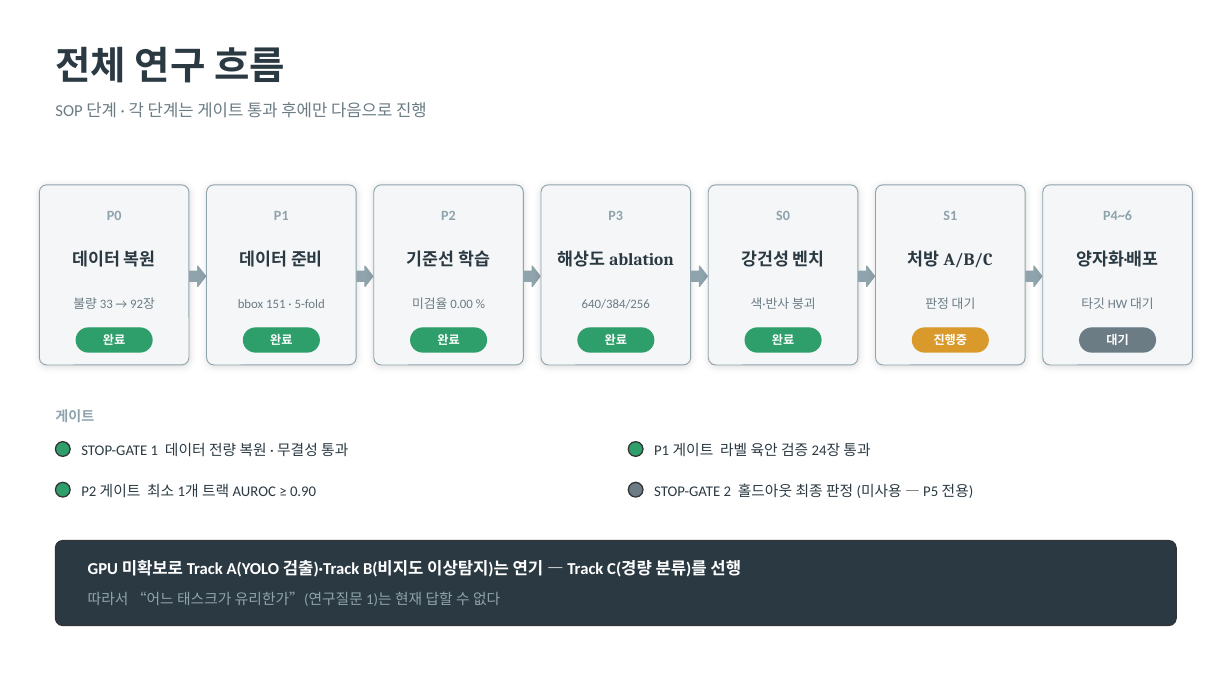
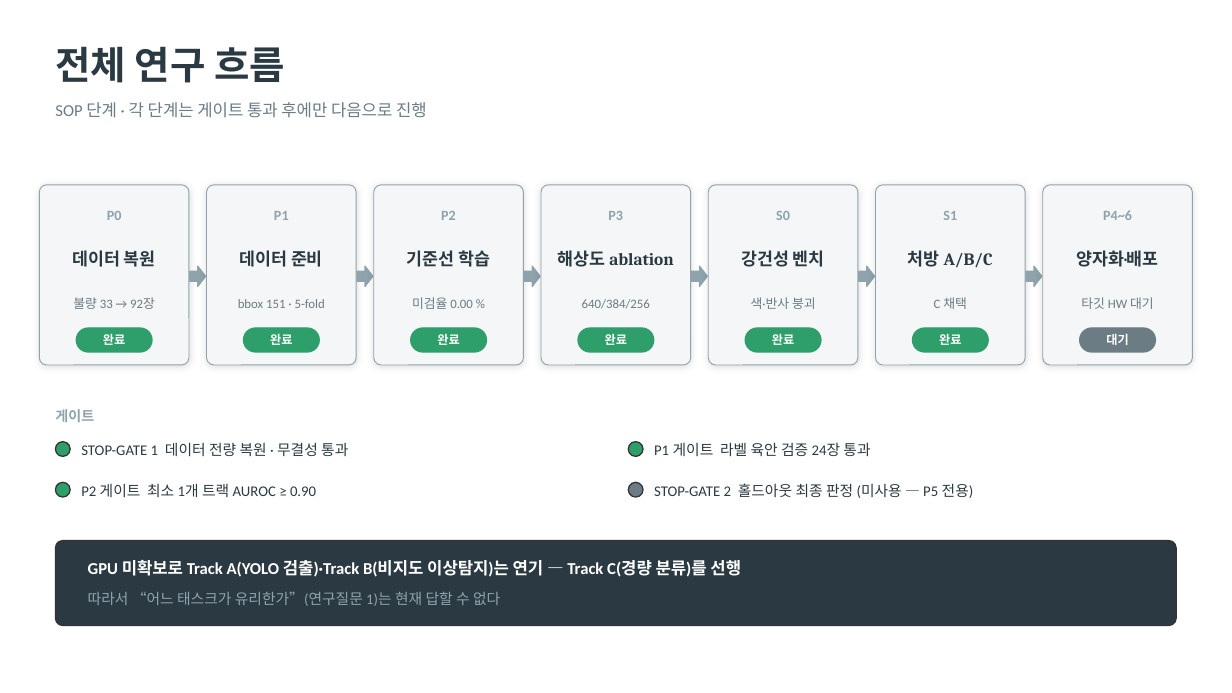
Before and after one commit to hhjun321/mvtec_defect, a slide deck: slide 2 of docs/연구_흐름도.pptx. Drawn at 1232x693 pixels with LibreOffice and Linux fonts; fonts in the diff are those of the drawing. Boxes give left, top, right and bottom in pixels: in the first picture for what was removed or moved away, otherwise in the second. Text is boxed around its words. In the diff, an @@ line names an element or a change of style, - is before the commit and + after.

```diff
--- a/docs/연구_흐름도.pptx
+++ b/docs/연구_흐름도.pptx
@@ text at <box>934,297,967,309</box>: text changed @@
-판정 대기
+C 채택
@@ rounded rectangle at <box>913,328,989,352</box>: fill #D99A2B to #2E9E6B; outline #D99A2B 1 pt to #2E9E6B 1 pt @@
@@ text at <box>939,334,961,345</box>: text changed @@
-진행중
+완료
```
Also in this commit, not shown: 3 other slides changed, 35 other files.
